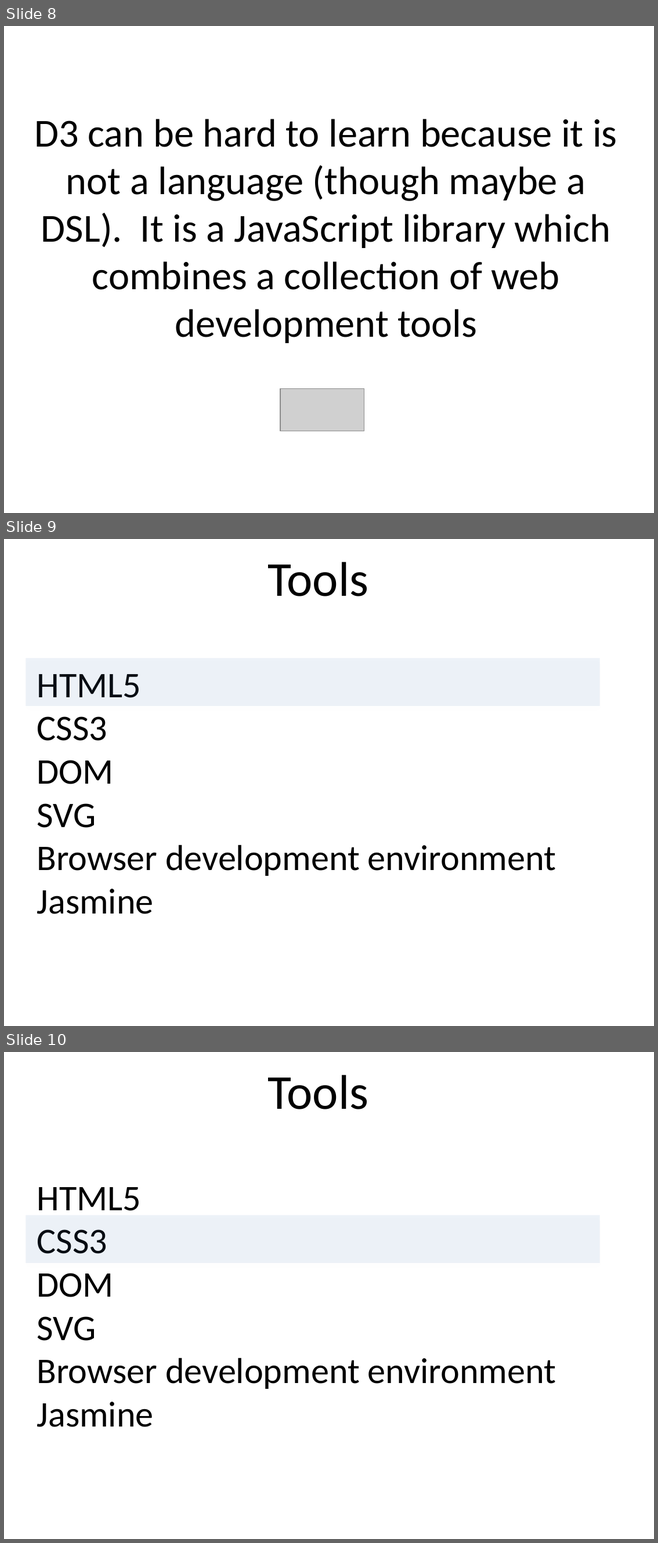
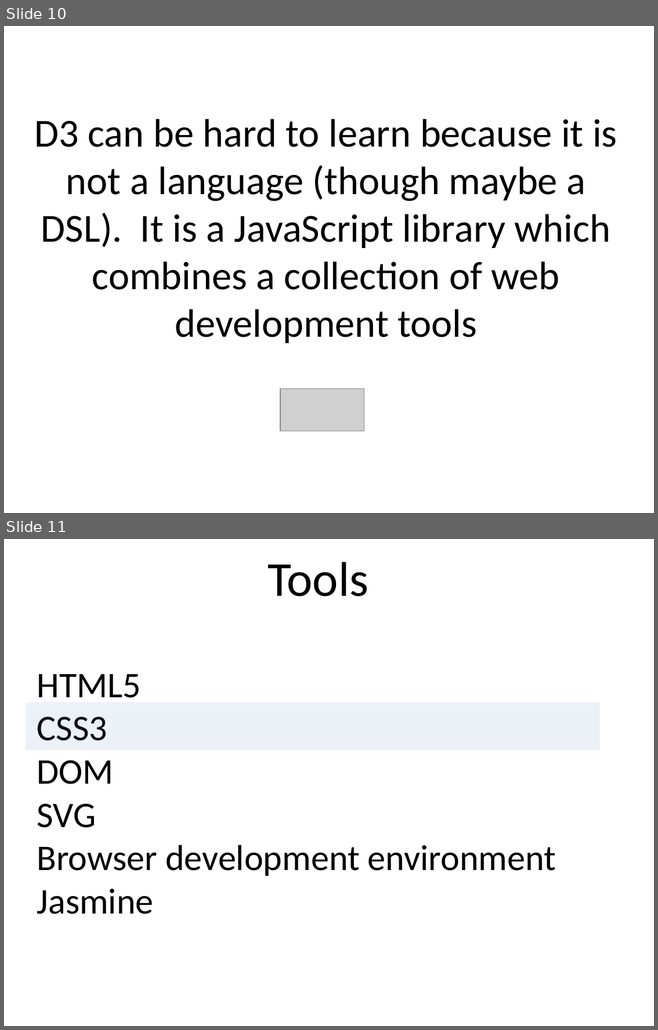
Before and after one commit to benralexander/intro-to-D3, a slide deck: D3_slides.pptx. Shown one above the other, each under a label of ours: slides 8, 9 and 10 before the commit, slides 10 and 11 after it. The pictures are 658x1543 and 658x1030 pixels, drawn with LibreOffice and Linux fonts; fonts in the diff are those of the drawing; grey boxes stand for pictures. Boxes give left, top, right and bottom in pixels: in the first picture for what was removed or moved away, otherwise in the second. Text is boxed around its words. In the diff, an @@ line names an element or a change of style, - is before the commit and + after.

```diff
--- a/D3_slides.pptx
+++ b/D3_slides.pptx
@@ slide 9 removed at box(4, 539, 654, 1026), background #FFFFFF @@
@@ text removed at box(267, 562, 368, 596) @@
-Tools
@@ rectangle removed at box(25, 658, 599, 706) @@
@@ text removed at box(36, 674, 556, 914) @@
-HTML5
-CSS3
-DOM
-SVG
-Browser development environment
-Jasmine
@@ what was slide 8 is now slide 10 @@
@@ what was slide 10 is now slide 11 @@
```
Also in this commit, not shown: 6 slides changed, 5 slides added, 2 other slides removed, 3 other files.
